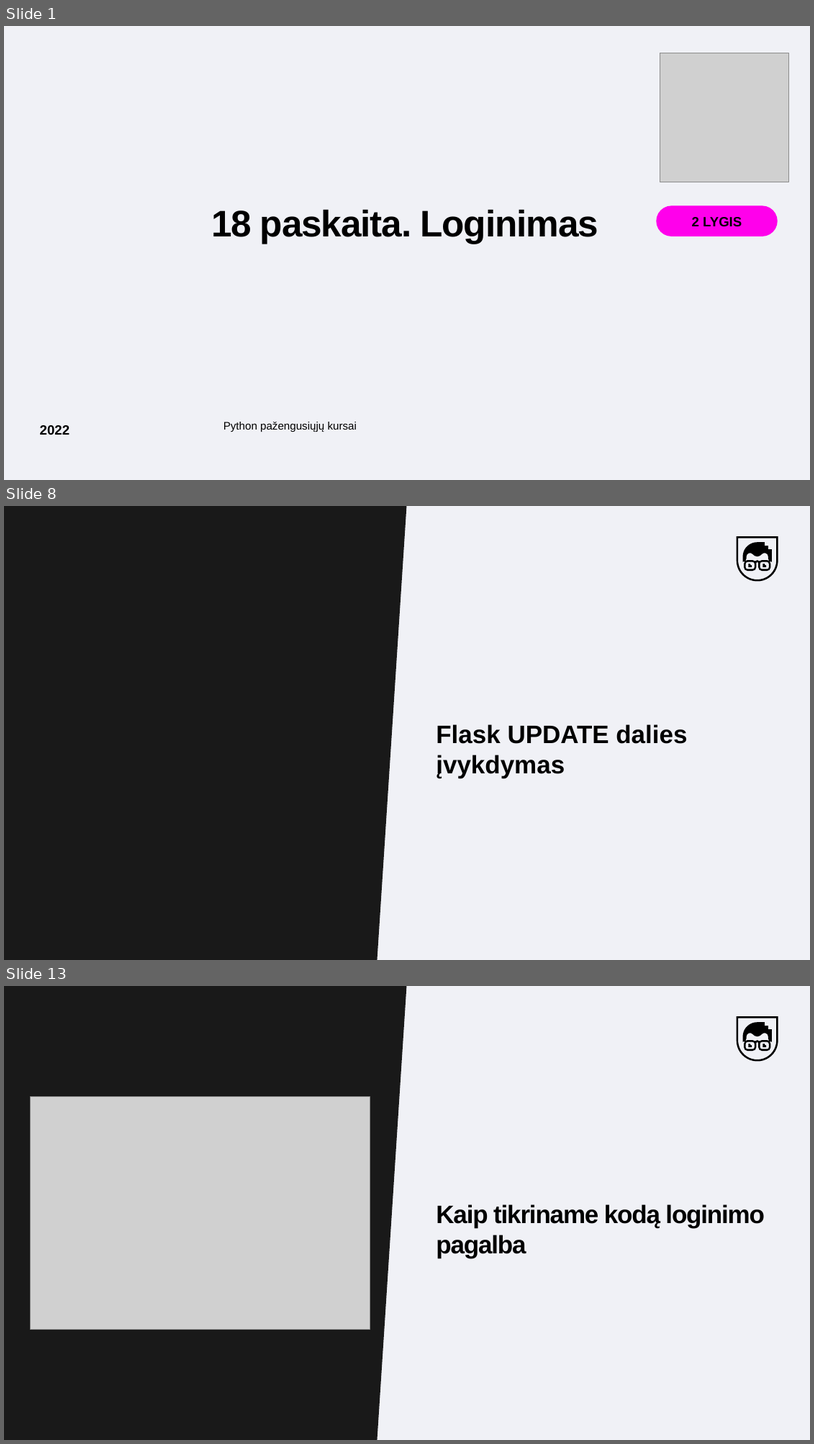
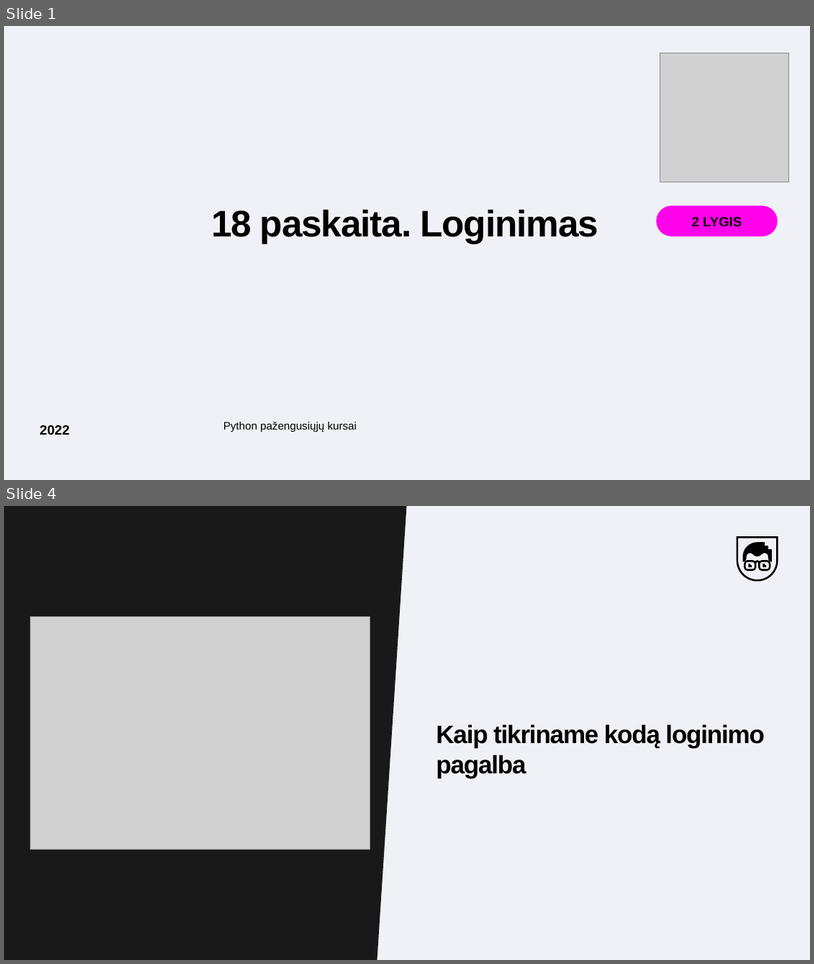
Before and after one commit to MantsSk/CA_Python, a slide deck: Skaidres-Medziaga/18_paskaita_Logginimas.pptx. Shown one above the other, each under a label of ours: slides 1, 8 and 13 before the commit, slides 1 and 4 after it; the slides between them are not shown. The pictures are 814x1444 and 814x964 pixels, drawn with LibreOffice and Linux fonts; fonts in the diff are those of the drawing; grey boxes stand for pictures; background and template pictures are left out. Boxes give left, top, right and bottom in pixels: in the first picture for what was removed or moved away, otherwise in the second. Text is boxed around its words. In the diff, an @@ line names an element or a change of style, - is before the commit and + after.

```diff
--- a/Skaidres-Medziaga/18_paskaita_Logginimas.pptx
+++ b/Skaidres-Medziaga/18_paskaita_Logginimas.pptx
@@ slide 8 removed at <box>4,506,810,960</box>, background #F0F1F6; not listed: 5 template elements that a slide beside it also shows @@
@@ text removed at <box>436,724,687,777</box> @@
-Flask UPDATE dalies įvykdymas
@@ what was slide 13 is now slide 4 @@
```
Also in this commit, not shown: 8 slides changed, 8 other slides removed, 2 other files.
